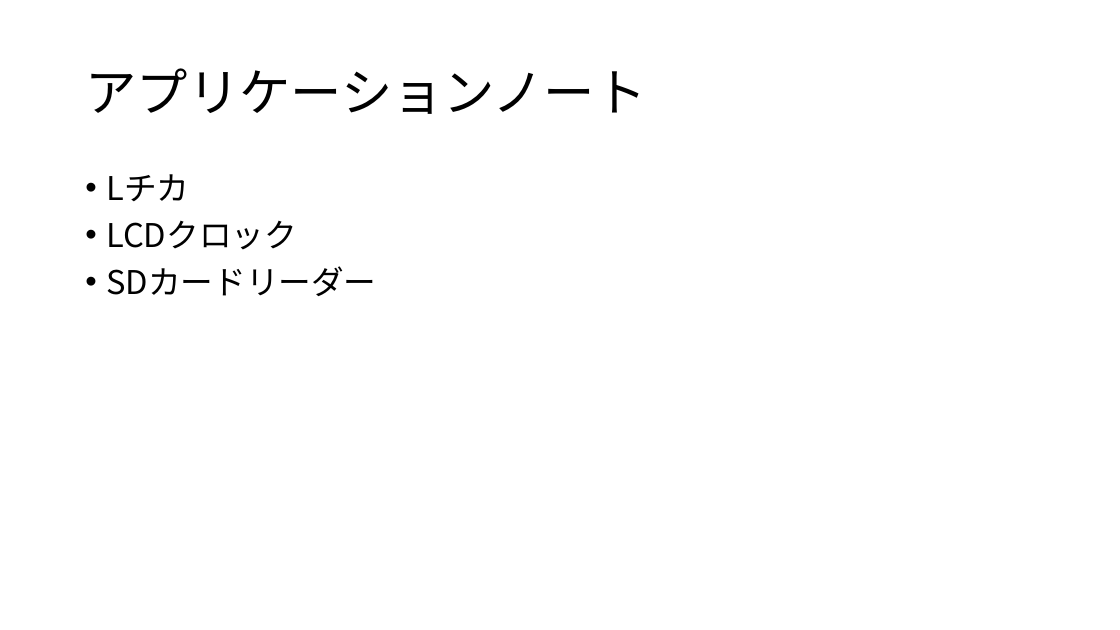
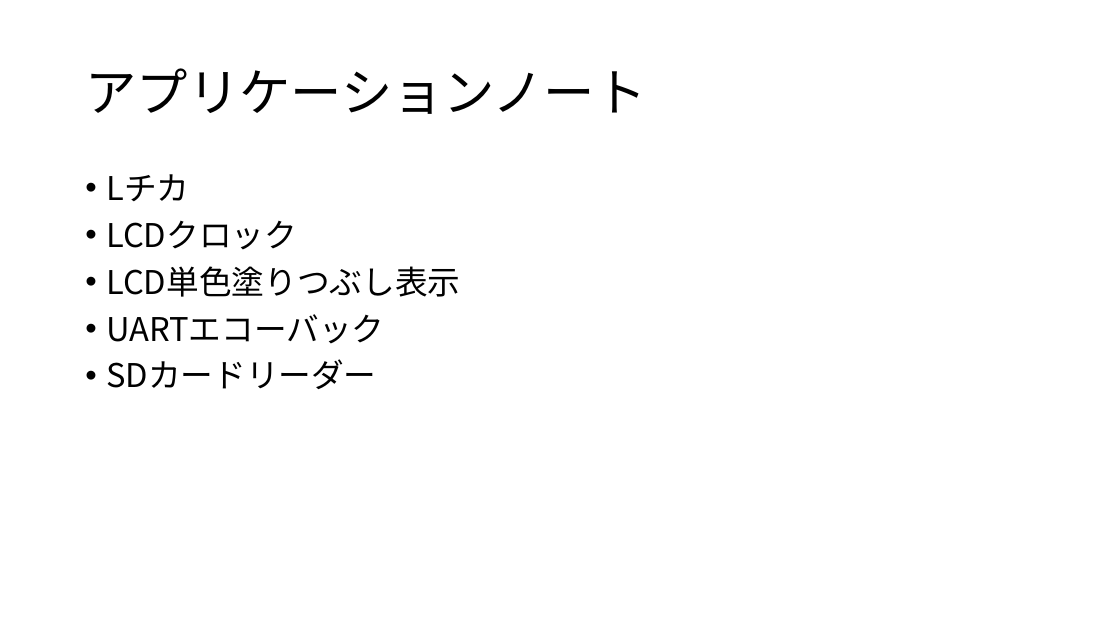
Before and after one commit to moku828/sh7262_an, a slide deck: slide 2 of SH7262アプリケーションノート.pptx. Drawn at 1120x630 pixels with LibreOffice and Linux fonts; fonts in the diff are those of the drawing. Boxes give left, top, right and bottom in pixels: in the first picture for what was removed or moved away, otherwise in the second. Text is boxed around its words. In the diff, an @@ line names an element or a change of style, - is before the commit and + after.

```diff
--- a/SH7262アプリケーションノート.pptx
+++ b/SH7262アプリケーションノート.pptx
@@ text at (106, 266, 460, 344): paragraphs added @@
+• LCD単色塗りつぶし表示
+• UARTエコーバック
```
Also in this commit, not shown: 1 other slide changed, 14 slides added.
